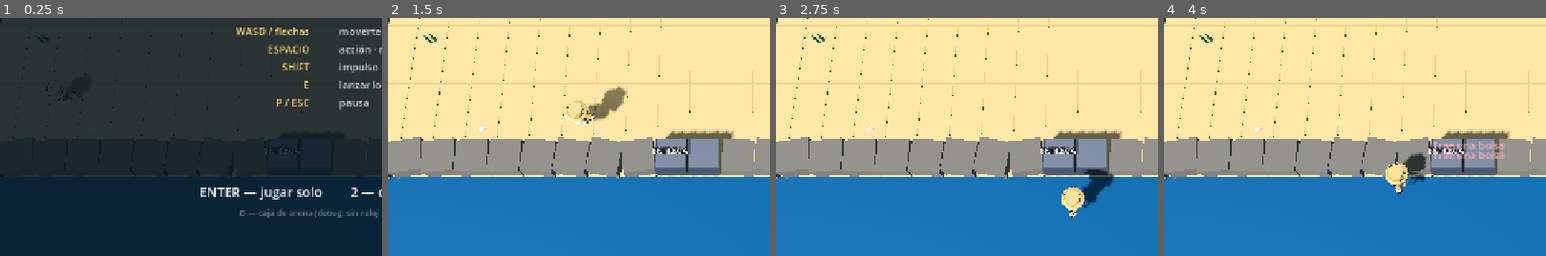
Above: before the commit, frames 1-4 (left to right).
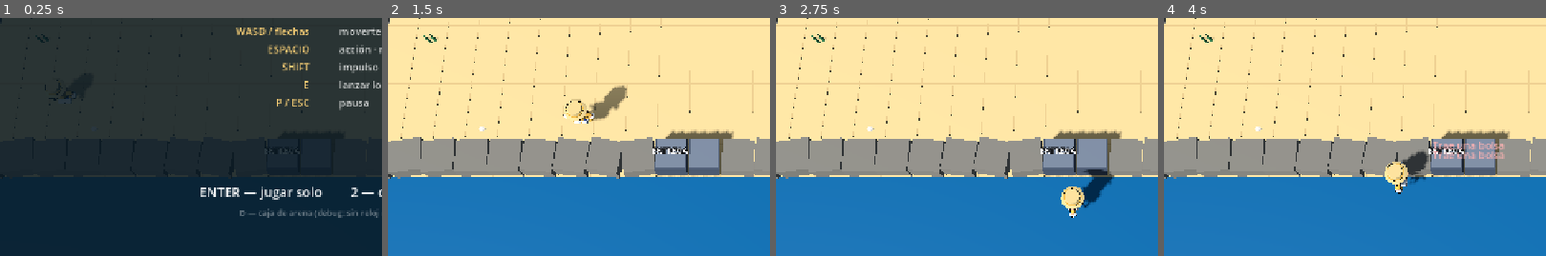
Above: after the commit, the same moments.

Repository: Catech124/playa-limpiar
Game: Godot game, scene res://scenes/Main.tscn
Same seed, same stepped clock (60 frames per second), same inputs: the game is played once before the commit and once after it.
Inputs:
- Up to frame 1 (0.25 s): no input
- Up to frame 2 (1.5 s): tap Enter at 0.5 s; hold D 0.53-1.28 s; tap Shift at 0.6 s; tap Space at 0.77 s; hold S from 1.28 s (still down); tap E at 1.35 s
- Up to frame 3 (2.75 s): tap Space at 1.52 s; release S at 2.03 s; hold D from 2.03 s (still down); tap Enter at 2.1 s
- Up to frame 4 (4 s): release D at 2.78 s; hold W 2.78-3.53 s; tap Ctrl at 2.85 s; tap Space at 3.02, 3.5, 3.77 s; hold A from 3.53 s (still down); tap Keypad Enter at 3.6 s
The pictures show only the part of the screen within x 6-56%, y 48-98%; the shares and areas given below are measured in that part.

The runs differ from the first frame. In frame 1, less than 0.1% of the frame differs, in the area x 11-20%, y 26-36%; in frame 2, 0.4%, in the area x 46-63%, y 28-45%; in frame 3, 0.2%; in frame 4, 0.3%.

Commit message:
Personaje: proporciones de la referencia (piernas visibles, torso más alto), cara iluminada y boca de una línea
- piernas 0.34 de alto y torso 0.30: antes el cuerpo quedaba comprimido y el
  pantalón azul casi no se veía (la referencia tiene 40/30/30)
- el gorro ya no proyecta sombra: el ala dejaba la cara ilegible a 45 px
- boca de una sola línea (tres segmentos se fundían en un manchón)
- visor: arranca casi de frente y gira más lento

Diff:
--- a/scripts/model_viewer.gd
+++ b/scripts/model_viewer.gd
@@ -168,9 +168,9 @@
 
 
 func _process(delta: float) -> void:
-	angle += delta * 0.6
+	angle += delta * 0.35
 	for holder in spinners:
-		holder.rotation.y = angle
+		holder.rotation.y = angle - 0.35   # arranca casi de frente
 
 
 func _unhandled_input(event: InputEvent) -> void:
--- a/scripts/player.gd
+++ b/scripts/player.gd
@@ -63,6 +63,22 @@
 	_body_mesh.add_child(model)
 	_tint_shirt(model)
 	_add_outline(model)
+	_unshadow_hat(model)
+
+
+## El ala del sombrero proyecta sombra sobre la cara y la deja ilegible a 45 px:
+## el gorro no proyecta sombra. (La referencia tiene la cara iluminada.)
+func _unshadow_hat(root: Node) -> void:
+	for node in root.find_children("*", "MeshInstance3D", true, false):
+		var mi := node as MeshInstance3D
+		var mesh: Mesh = mi.mesh
+		if mesh == null:
+			continue
+		for i in mesh.get_surface_count():
+			var mat := mesh.surface_get_material(i)
+			if mat and String(mat.resource_name) == "hat":
+				mi.cast_shadow = GeometryInstance3D.SHADOW_CASTING_SETTING_OFF
+				break
 
 
 ## Contorno por casco invertido: es la firma del look low-poly de referencia.
Binary file changed: assets/chef.glb
Binary file changed: docs/modelo-en-juego.png
Binary file changed: docs/modelo-preview.png
Not shown, changed: tools/gen_chef.py
